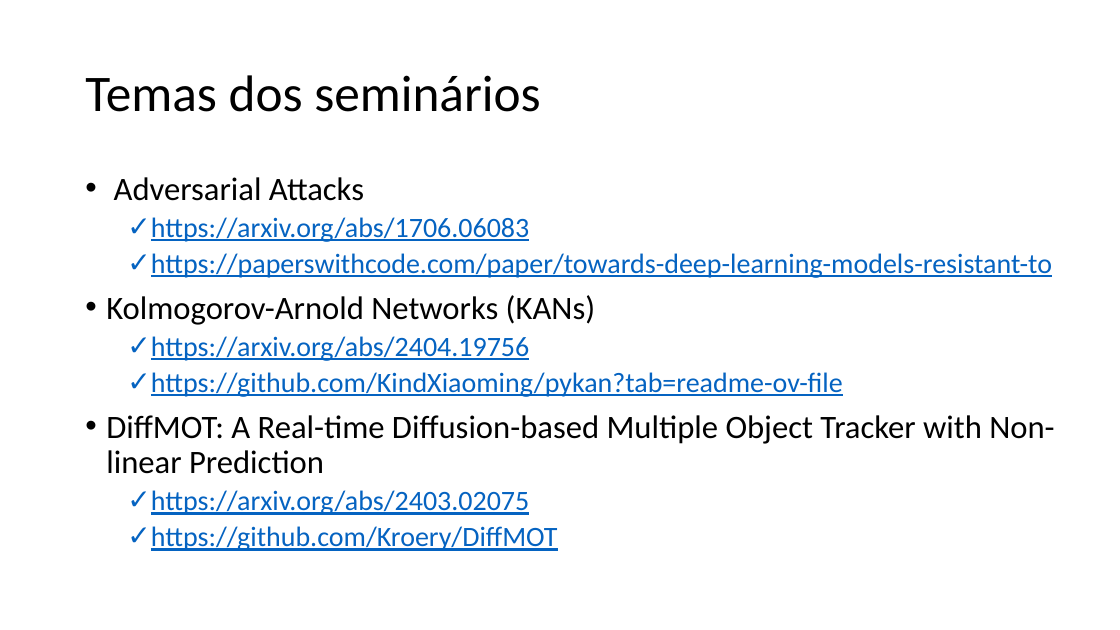
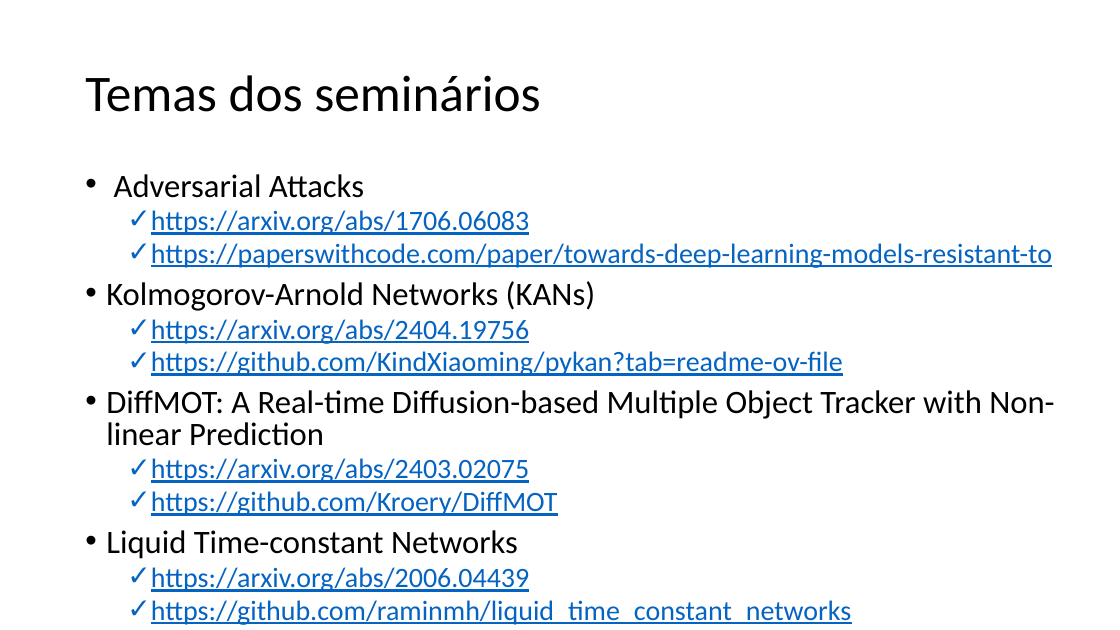
Before and after one commit to zz4fap/tp558-adv-ml, a slide deck: slide 19 of slides/TP558_1_Introdução_ao_curso.pptx. Drawn at 1120x630 pixels with LibreOffice and Linux fonts; fonts in the diff are those of the drawing. Boxes give left, top, right and bottom in pixels: in the first picture for what was removed or moved away, otherwise in the second. Text is boxed around its words. In the diff, an @@ line names an element or a change of style, - is before the commit and + after.

Commit message:
update of slides

```diff
--- a/slides/TP558_1_Introdução_ao_curso.pptx
+++ b/slides/TP558_1_Introdução_ao_curso.pptx
@@ text at <box>106,174,1054,516</box>: line spacing 0.9 to 0.8 @@
@@ text at <box>106,530,852,625</box>: paragraphs added @@
+• Liquid Time-constant Networks
+  ✓ https://arxiv.org/abs/2006.04439
+  ✓ https://github.com/raminmh/liquid_time_constant_networks
```
Also in this commit, not shown: 1 other file.
